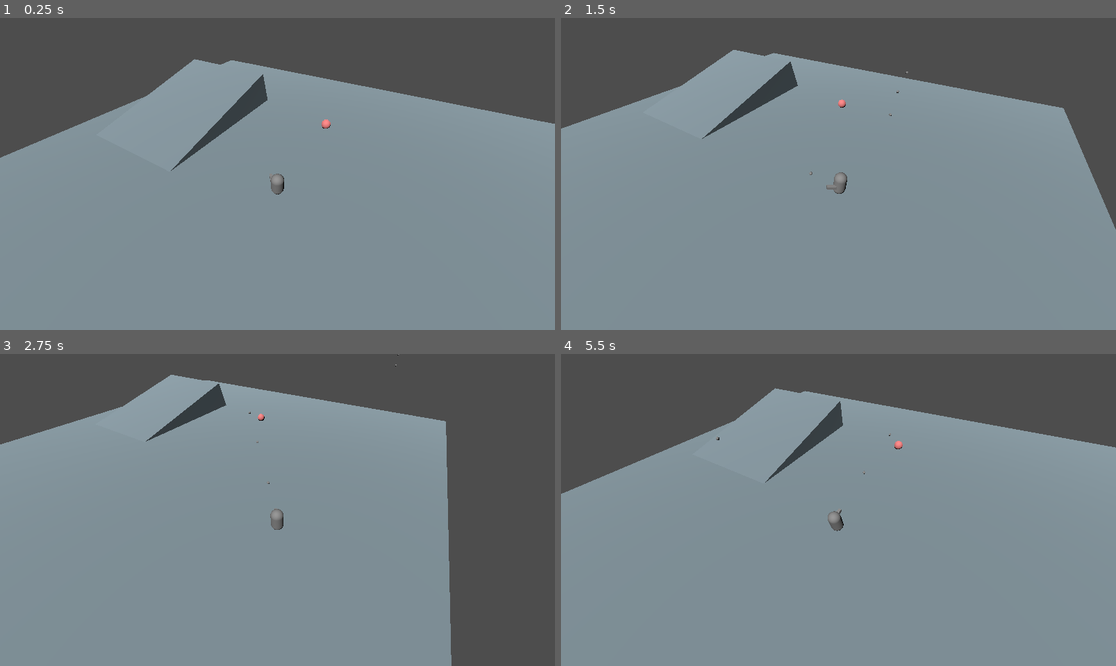
Above: before the commit, frames 1-4 (two rows, left to right).
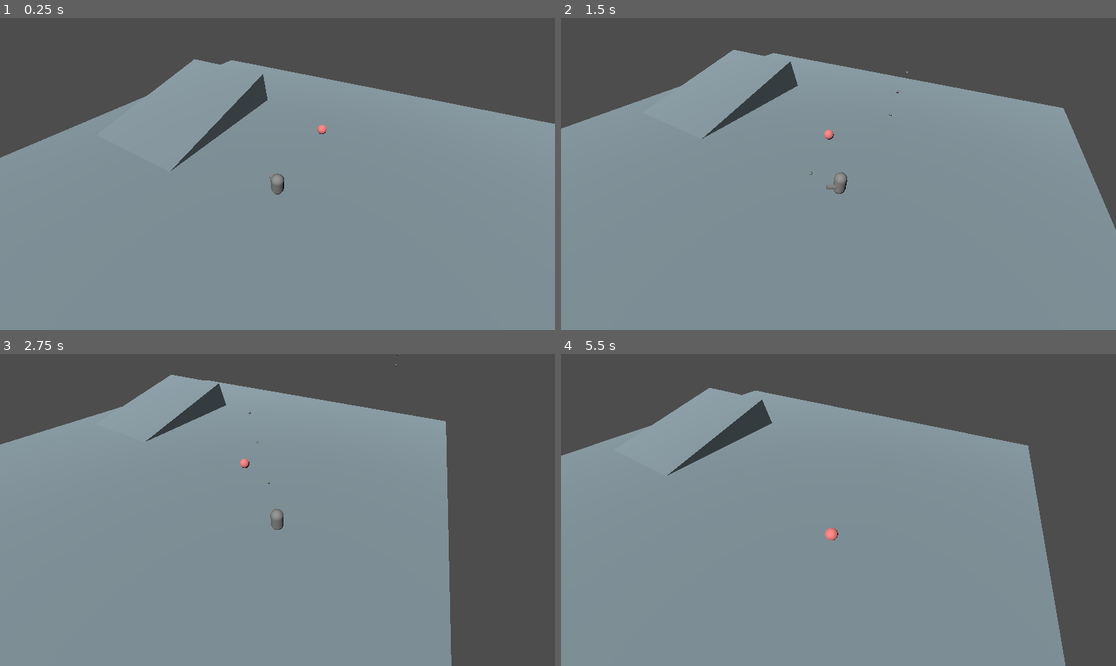
Above: after the commit, the same moments.

Repository: sva-alt/visual-computing-WK-6
Game: Godot game, scene res://Scenes/main.tscn
Two runs of this game, one before a commit and one after it. Both use one fixed random seed, a clock stepped at 60 frames per second and the inputs below.
Inputs (mouse positions are in pixels of both pictures, inside the frame that each line leads up to):
- Up to frame 1 (0.25 s): no input
- Up to frame 2 (1.5 s): tap Enter (ui_accept) at 0.5, 0.77 s; move the mouse to (960, 158) at 0.52 s; press the mouse at (960, 158) at 0.53 s; hold Right (right) 0.53-1.28 s; move the mouse to (727, 189) at 1.27 s; release the mouse at (727, 189) at 1.28 s; hold Down (back) from 1.28 s (still down); click (727, 189) at 1.35 s
- Up to frame 3 (2.75 s): tap Enter (ui_accept) at 1.52 s; move the mouse to (333, 441) at 2.02 s; release Down (back) at 2.03 s; press the mouse at (333, 441) at 2.03 s; hold Right (right) from 2.03 s (still down)
- Up to frame 4 (5.5 s): move the mouse to (810, 572) at 2.77 s; release Right (right) at 2.78 s; release the mouse at (810, 572) at 2.78 s; hold Up (forward) 2.78-3.53 s; click (810, 572) at 2.85 s; tap Enter (ui_accept) at 3.02, 3.77, 4.52 s; move the mouse to (1005, 556) at 3.52 s; press the mouse at (1005, 556) at 3.53 s; hold Left (left) 3.53-5.03 s; move the mouse to (672, 463) at 4.27 s; release the mouse at (672, 463) at 4.28 s; click (672, 463) at 4.35 s; move the mouse to (866, 510) at 5.02 s; press the mouse at (866, 510) at 5.03 s; hold Down (back) from 5.03 s (still down)

The runs differ from the first frame. In frame 1, less than 0.1% of the frame differs, in the area x 57-60%, y 32-38%; in frame 2, less than 0.1%; in frame 3, less than 0.1%; in frame 4, 16%, in the area x 0-100%, y 10-100%.

Commit message:
add enemie and colision with player

Diff:
--- /dev/null
+++ b/fireteam-zero/Scripts/enemy.gd
@@ -0,0 +1,28 @@
+extends CharacterBody3D
+@export
+
+var move_speed : float
+
+@onready var navigation_agent := $NavigationAgent3D as NavigationAgent3D
+
+var player : Node3D
+
+
+# Called when the node enters the scene tree for the first time.
+func _ready() -> void:
+	pass # Replace with function body.
+
+
+# Called every frame. 'delta' is the elapsed time since the previous frame.
+func _process(delta: float) -> void:
+	if player == null:
+		player = get_tree().get_first_node_in_group("Player")
+
+	if player !=null:
+		navigation_agent.set_target_position(player.global_position)
+
+		velocity = global_position.direction_to(navigation_agent.get_next_path_position())* move_speed
+
+		move_and_slide()
+
+	pass
--- a/fireteam-zero/Scripts/player.gd
+++ b/fireteam-zero/Scripts/player.gd
@@ -6,7 +6,15 @@
 @export
 var camera : Camera3D
 
+
+
+
+var is_alive : bool = true
 func _physics_process(delta: float) -> void:
+
+	if !is_alive:
+		return
+
 	# Add the gravity.
 	if not is_on_floor():
 		velocity += get_gravity() * delta
@@ -42,3 +50,13 @@
 			var target_position = ray_result.position
 			target_position.y += 1.0
 			look_at(target_position)
+
+
+func _on_area_3d_body_entered(body: Node3D) -> void:
+	if body.is_in_group("Enemy"):
+		is_alive = false
+		$Weapon.queue_free()
+		$MeshInstance3D.queue_free()
+
+
+	pass # Replace with function body.
